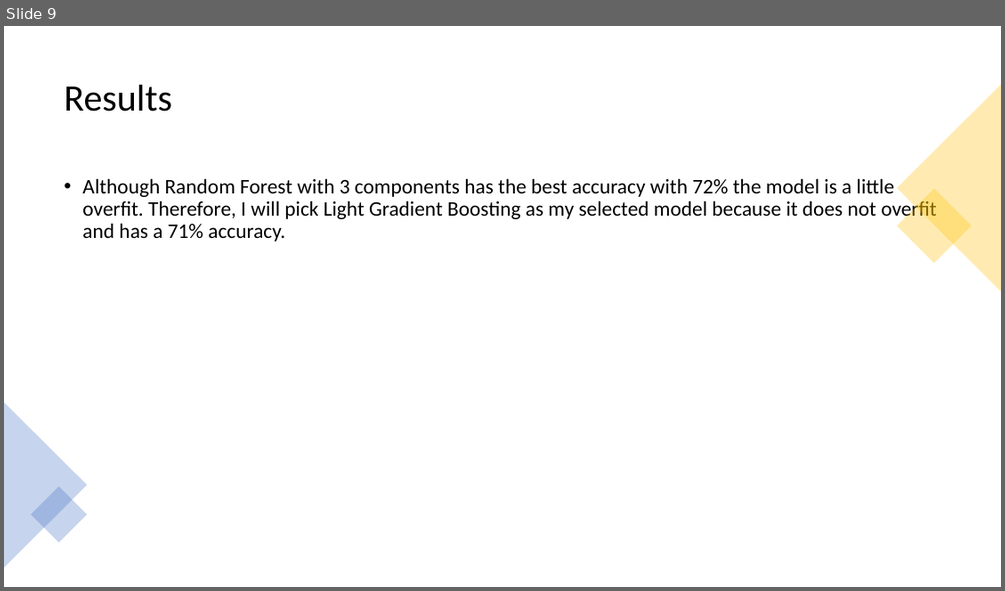
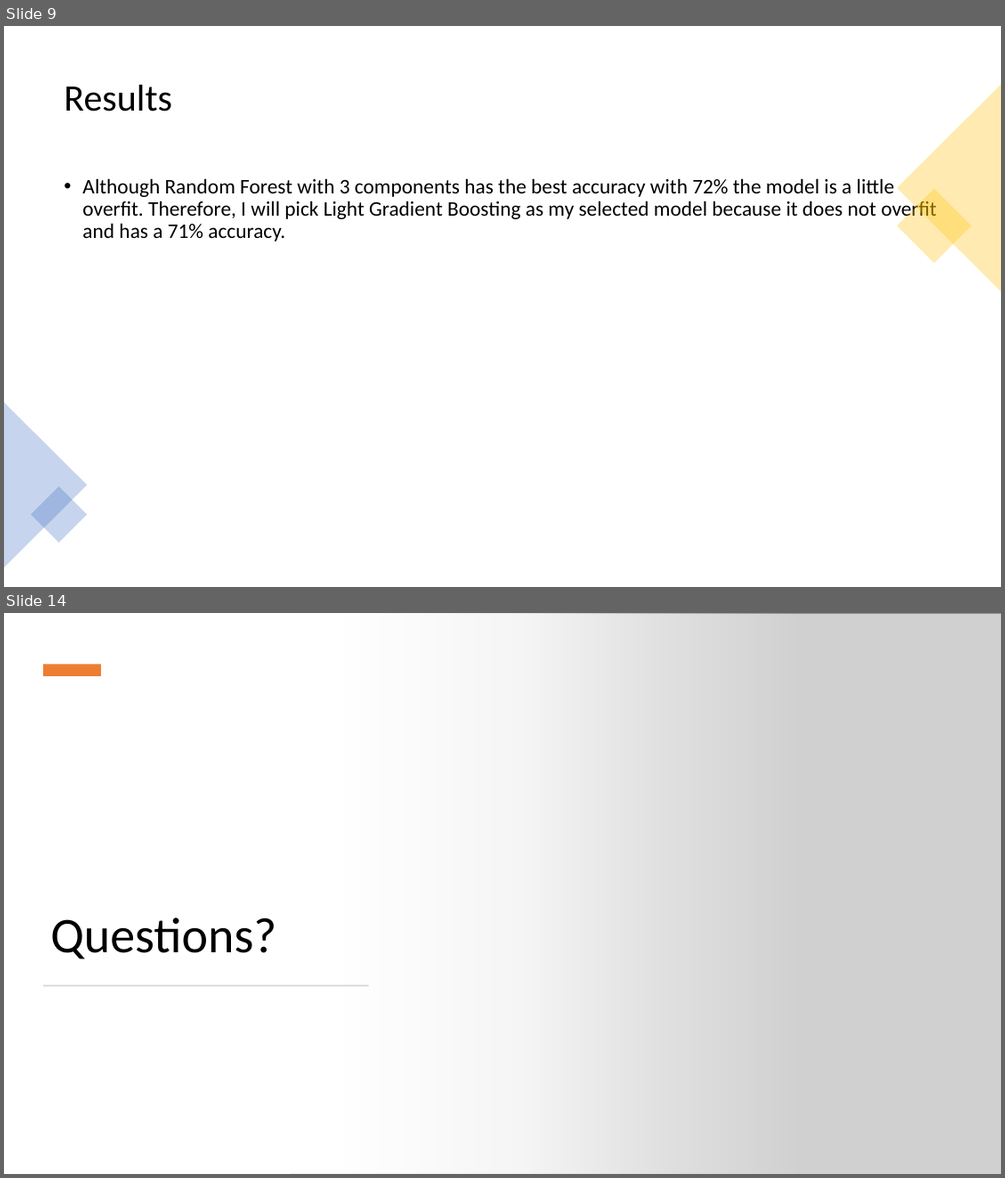
Before and after one commit to Savvy-Slowley/Pump-it-Up-Data-Mining-the-Water-Table-, a slide deck: PowerPoint For Presentations/Tanzania Pump Prediction.pptx. Shown one above the other, each under a label of ours: slide 9 before the commit, slides 9 and 14 after it; the slides between them are not shown. The pictures are 1005x591 and 1005x1178 pixels, drawn with LibreOffice and Linux fonts; fonts in the diff are those of the drawing; grey boxes stand for pictures. Boxes give left, top, right and bottom in pixels: in the first picture for what was removed or moved away, otherwise in the second. Text is boxed around its words. In the diff, an @@ line names an element or a change of style, - is before the commit and + after.

```diff
--- a/PowerPoint For Presentations/Tanzania Pump Prediction.pptx
+++ b/PowerPoint For Presentations/Tanzania Pump Prediction.pptx
@@ slide 14 added at (4,613,1001,1174), background #FFFFFF @@
@@ rectangle added at (4,613,802,1174), fill gradient #FFFFFF @@
@@ picture added at (291,613,1001,1174) @@
@@ rectangle added at (43,665,101,676), fill #ED7D31 @@
@@ title added at (50,917,276,959), 48 pt, text #000000 @@
+Questions?
@@ rectangle added at (44,985,369,986), fill #D5D5D5 @@
```
Also in this commit, not shown: 2 slides changed, 4 other slides added.
